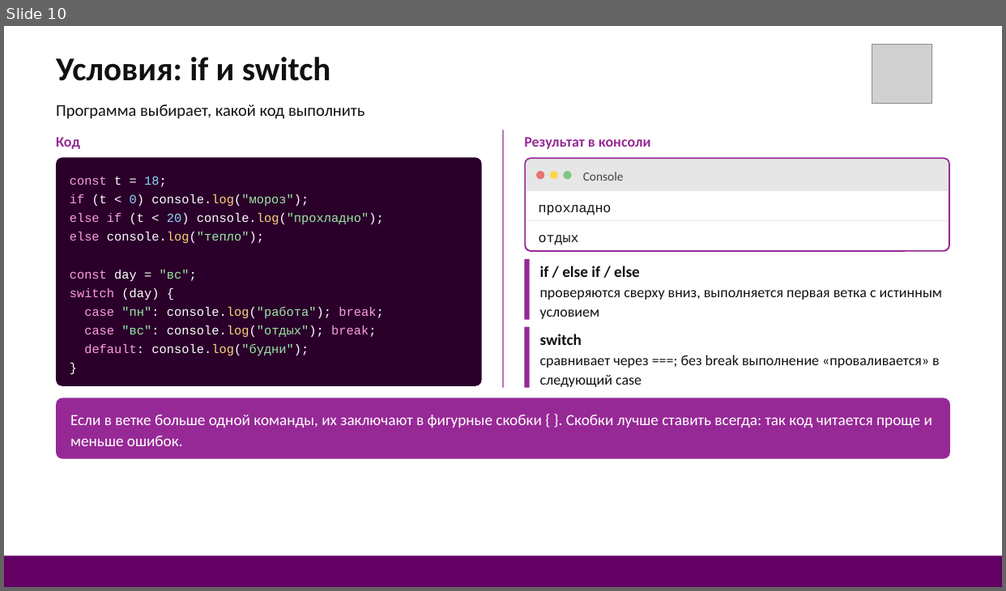
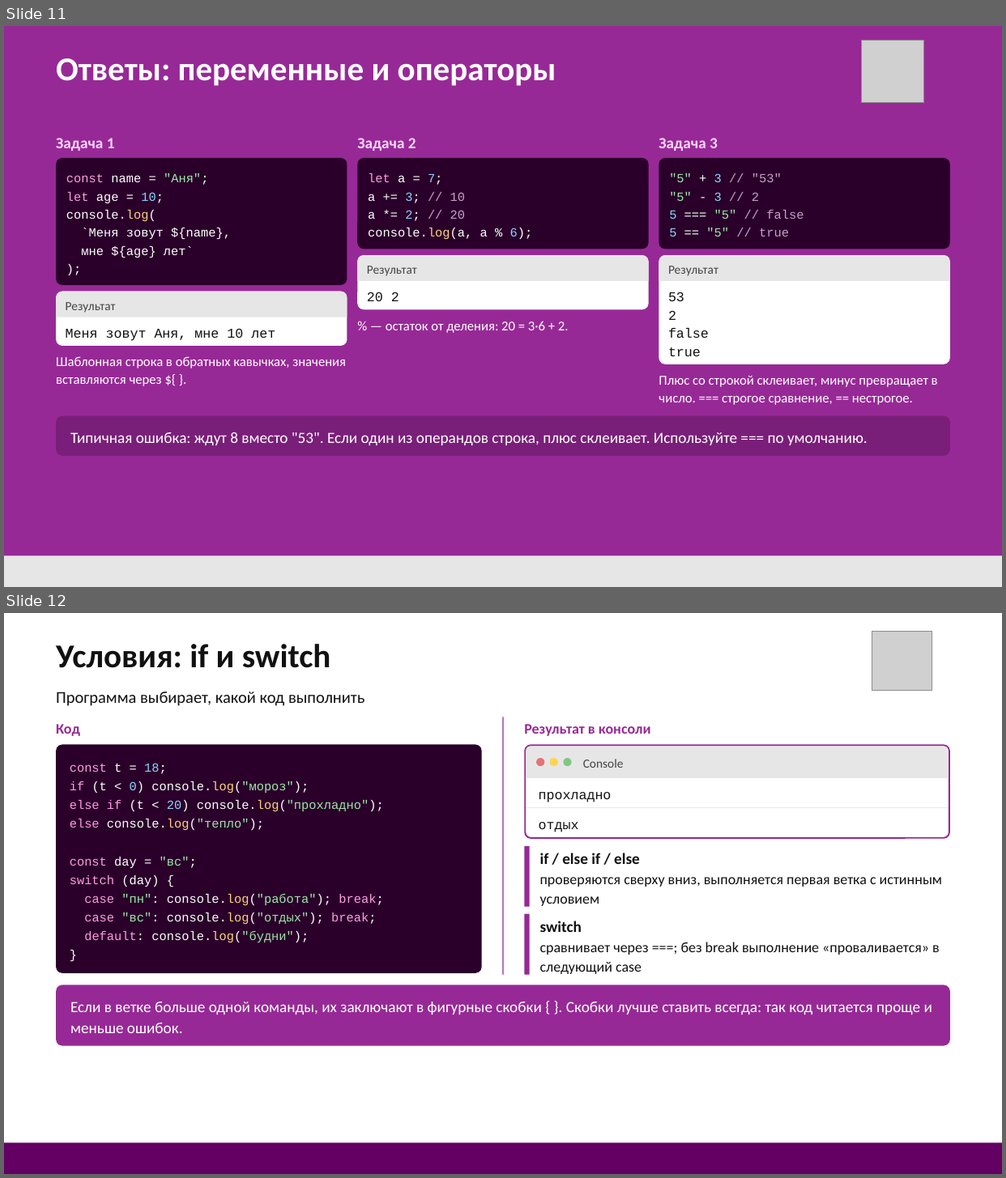
Before and after one commit to DonRobot-all/HTML-CSS-JavaScript_group, a slide deck: презентации/JavaScript основы и работа с HTML.pptx. Shown one above the other, each under a label of ours: slide 10 before the commit, slides 11 and 12 after it. The pictures are 1006x591 and 1006x1178 pixels, drawn with LibreOffice and Linux fonts; fonts in the diff are those of the drawing; grey boxes stand for pictures. Boxes give left, top, right and bottom in pixels: in the first picture for what was removed or moved away, otherwise in the second. Text is boxed around its words. In the diff, an @@ line names an element or a change of style, - is before the commit and + after.

```diff
--- a/презентации/JavaScript основы и работа с HTML.pptx
+++ b/презентации/JavaScript основы и работа с HTML.pptx
@@ slide 11 added at [4, 26, 1002, 587], background #972996 @@
@@ picture added at [862, 41, 924, 102] @@
@@ title added at [56, 58, 556, 86], 32 pt, text #FFFFFF, bold @@
+Ответы: переменные и операторы
@@ text added at [56, 138, 115, 151], 15 pt, text #FFD6FF, bold @@
+Задача 1
@@ text added at [357, 138, 416, 151], 15 pt, text #FFD6FF, bold @@
+Задача 2
@@ text added at [658, 138, 718, 151], 15 pt, text #FFD6FF, bold @@
+Задача 3
@@ rounded rectangle added at [56, 158, 347, 285], fill #2A002A, 12 pt, text #FFFFFF @@
+const name = "Аня";
+let age = 10;
+console.log(
+`Меня зовут ${name},
+мне ${age} лет`
+);
@@ rounded rectangle added at [357, 158, 649, 249], fill #2A002A, 12 pt, text #FFFFFF @@
+let a = 7;
+a += 3; // 10
+a *= 2; // 20
+console.log(a, a % 6);
@@ rounded rectangle added at [659, 158, 950, 249], fill #2A002A, 12 pt, text #C9A0C9 @@
+"5" + 3 // "53"
+"5" - 3 // 2
+5 === "5" // false
+5 == "5" // true
@@ rounded rectangle added at [357, 255, 649, 310], fill #FFFFFF @@
@@ freeform shape added at [357, 255, 649, 280], fill #E6E6E6, 12 pt, text #444444 @@
+Результат
@@ rounded rectangle added at [659, 255, 950, 365], fill #FFFFFF @@
@@ freeform shape added at [659, 255, 950, 280], fill #E6E6E6, 12 pt, text #444444 @@
+Результат
@@ rounded rectangle added at [56, 292, 347, 347], fill #FFFFFF @@
@@ freeform shape added at [56, 292, 347, 318], fill #E6E6E6, 12 pt, text #444444 @@
+Результат
@@ text added at [367, 292, 399, 301], 13 pt, text #111111 @@
+20 2
@@ text added at [668, 292, 709, 356], 13 pt, text #111111 @@
+53
+2
+false
+true
@@ text added at [66, 329, 275, 341], 13 pt, text #111111 @@
+Меня зовут Аня, мне 10 лет
@@ text added at [386, 321, 569, 333], 13 pt, text #FFFFFF @@
+% — остаток от деления: 20 = 3·6 + 2.
@@ text added at [56, 356, 346, 386], 13 pt, text #FFFFFF @@
+Шаблонная строка в обратных кавычках, значения вставляются через ${ }.
@@ text added at [658, 375, 938, 405], 13 pt, text #FFFFFF @@
+Плюс со строкой склеивает, минус превращает в число. === строгое сравнение, == нестрогое.
@@ rounded rectangle added at [56, 416, 949, 456], fill #7A1F79, 15 pt, text #FFFFFF @@
+Типичная ошибка: ждут 8 вместо "53". Если один из операндов строка, плюс склеивает. Используйте === по умолчанию.
@@ rectangle added at [4, 556, 1002, 587], fill #E6E6E6 @@
@@ what was slide 10 is now slide 12 @@
```
Also in this commit, not shown: 9 other slides added, 2 other files.
